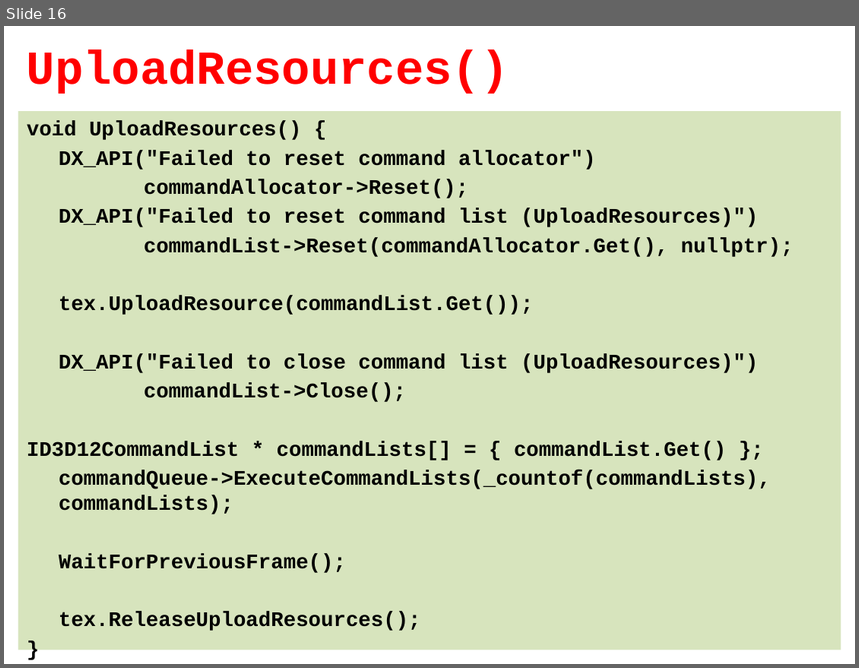
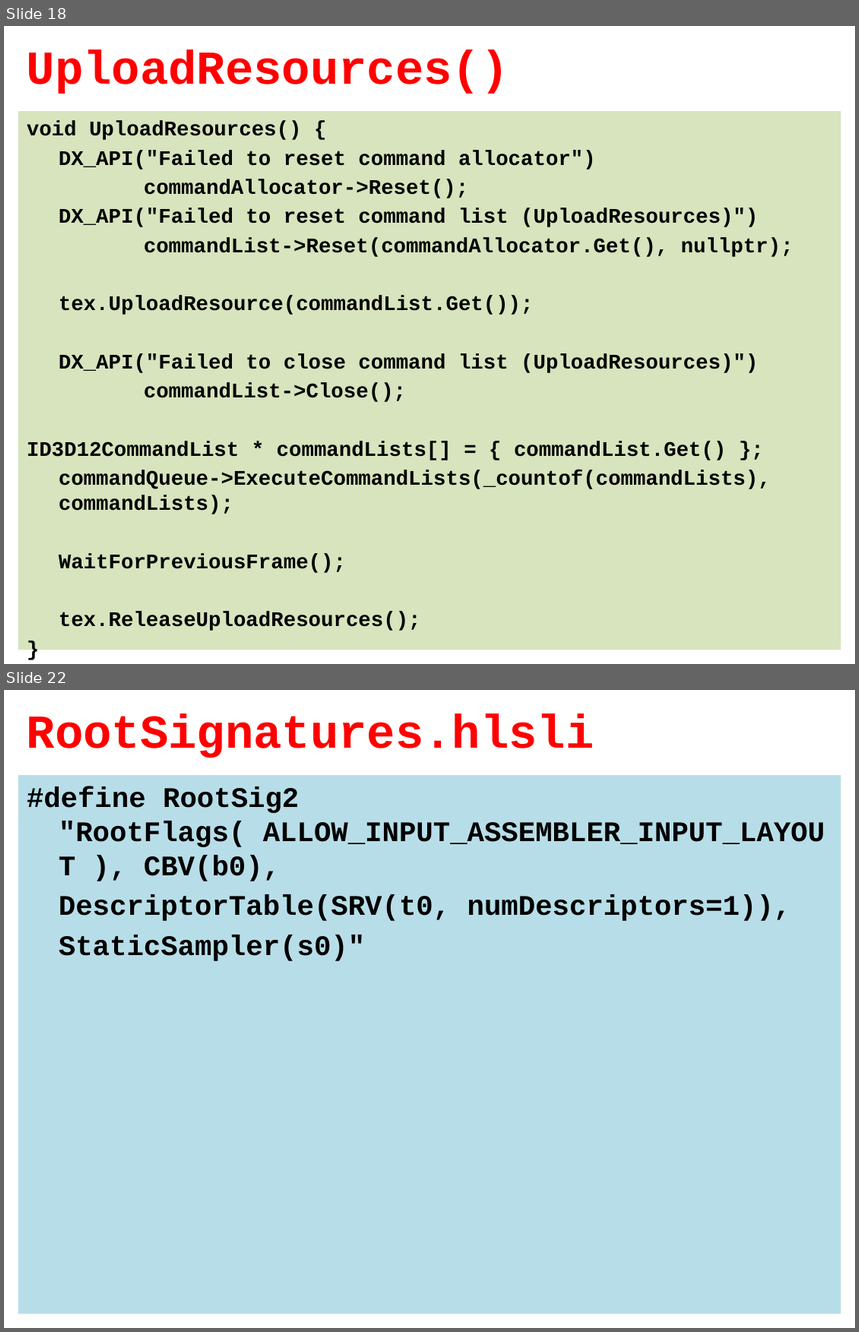
Before and after one commit to tyekx/dx12, a slide deck: Slides/ggl004-Textures.pptx. Shown one above the other, each under a label of ours: slide 16 before the commit, slides 18 and 22 after it; the slides between them are not shown. The pictures are 859x668 and 859x1332 pixels, drawn with LibreOffice and Linux fonts; fonts in the diff are those of the drawing; background and template pictures are left out. Boxes give left, top, right and bottom in pixels: in the first picture for what was removed or moved away, otherwise in the second. Text is boxed around its words. In the diff, an @@ line names an element or a change of style, - is before the commit and + after.

```diff
--- a/Slides/ggl004-Textures.pptx
+++ b/Slides/ggl004-Textures.pptx
@@ slide 22 added at bbox=[4, 690, 855, 1328], background #FFFFFF @@
@@ title added at bbox=[27, 714, 595, 758], 40 pt, text #FF0000, bold @@
+RootSignatures.hlsli
@@ text added at bbox=[18, 775, 842, 1314], fill #B7DEE8, 24 pt, text #000000, bold @@
+#define RootSig2 "RootFlags( ALLOW_INPUT_ASSEMBLER_INPUT_LAYOUT ), CBV(b0),
+DescriptorTable(SRV(t0, numDescriptors=1)),
+StaticSampler(s0)"
@@ what was slide 16 is now slide 18 @@
```
Also in this commit, not shown: 9 other slides added, 1 other file.
